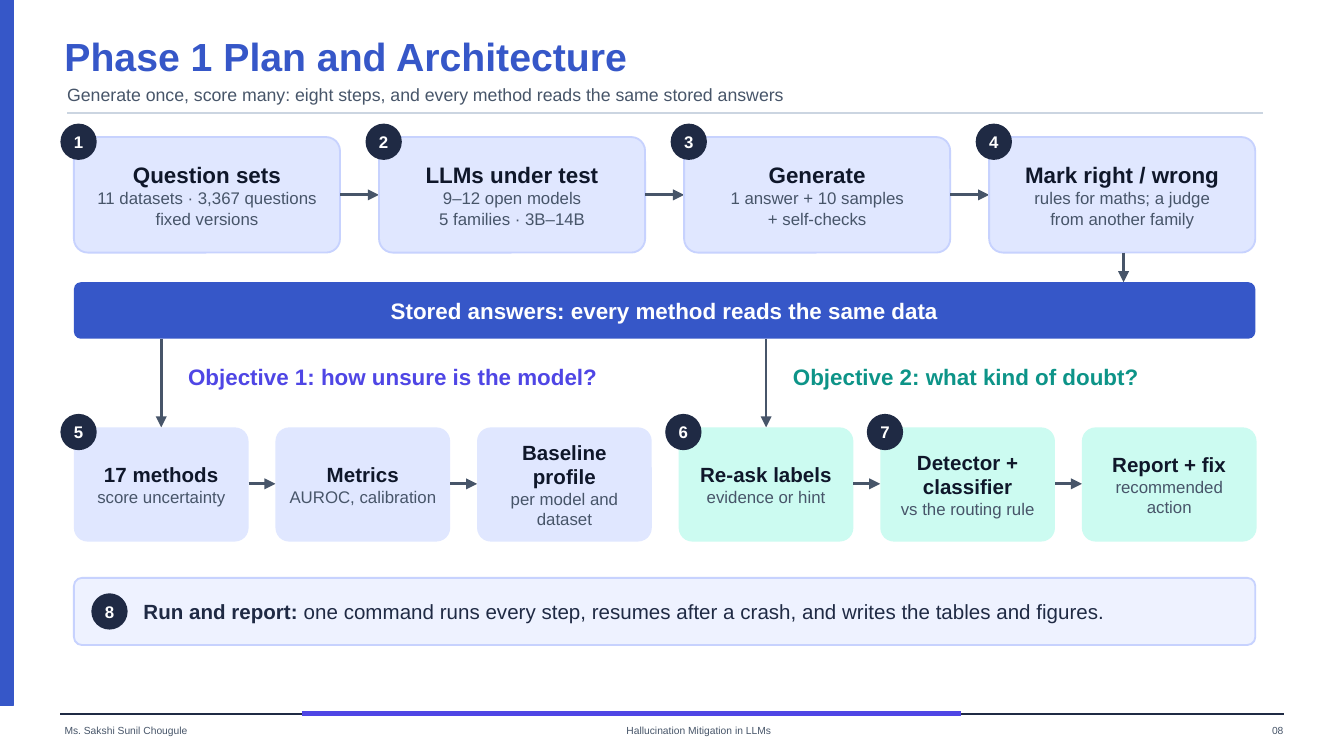
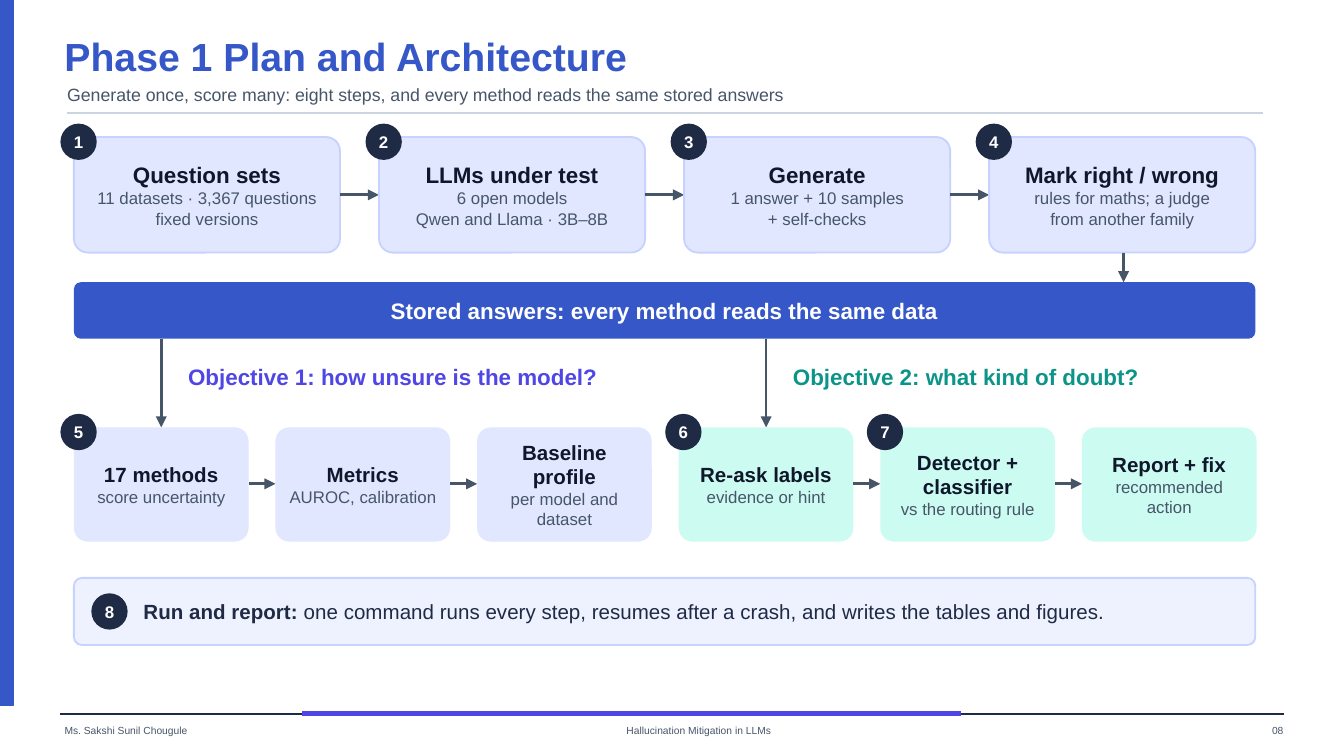
Before and after one commit to Hemant-Shashikant-Yadav/LLM-Hallucination, a slide deck: slide 8 of uncertainty/presentation/Phase1_Uncertainty_Study.pptx. Drawn at 1344x756 pixels with LibreOffice and Linux fonts; fonts in the diff are those of the drawing. Boxes give left, top, right and bottom in pixels: in the first picture for what was removed or moved away, otherwise in the second. Text is boxed around its words. In the diff, an @@ line names an element or a change of style, - is before the commit and + after.

```diff
--- a/uncertainty/presentation/Phase1_Uncertainty_Study.pptx
+++ b/uncertainty/presentation/Phase1_Uncertainty_Study.pptx
@@ text in rounded rectangle at [416, 192, 608, 228]: text changed @@
-9–12 open models
-5 families · 3B–14B
+6 open models
+Qwen and Llama · 3B–8B
```
Also in this commit, not shown: 9 other slides changed, 1 slide removed, 3 other files.
